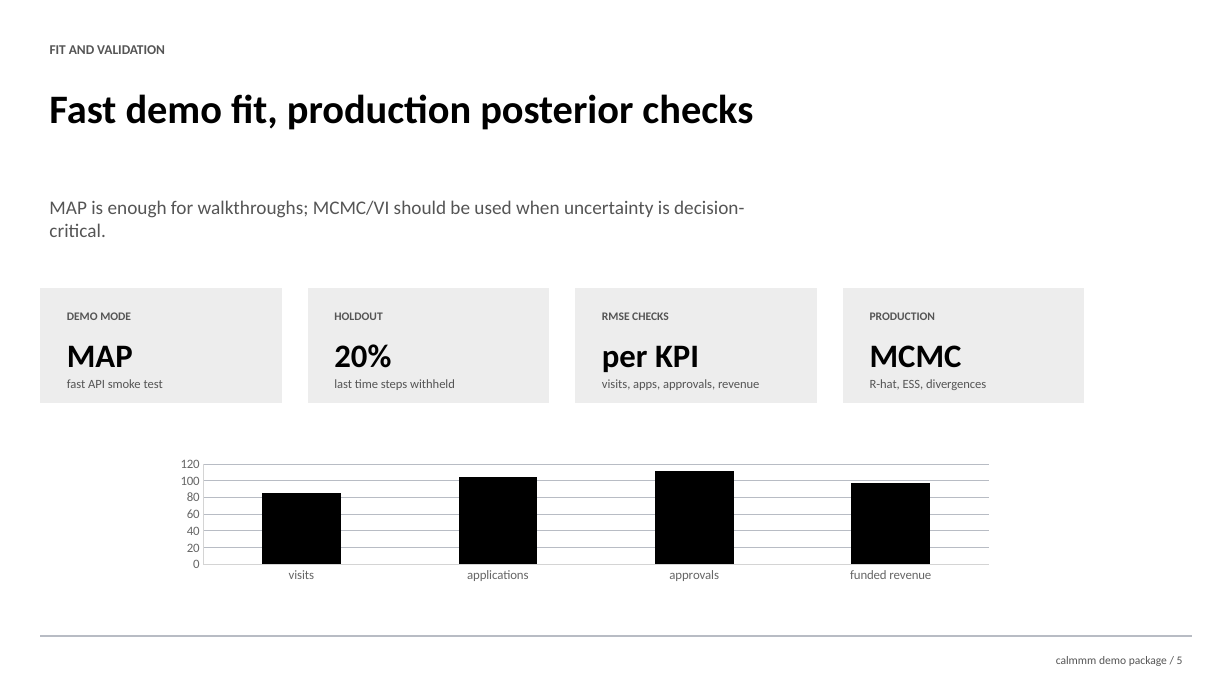
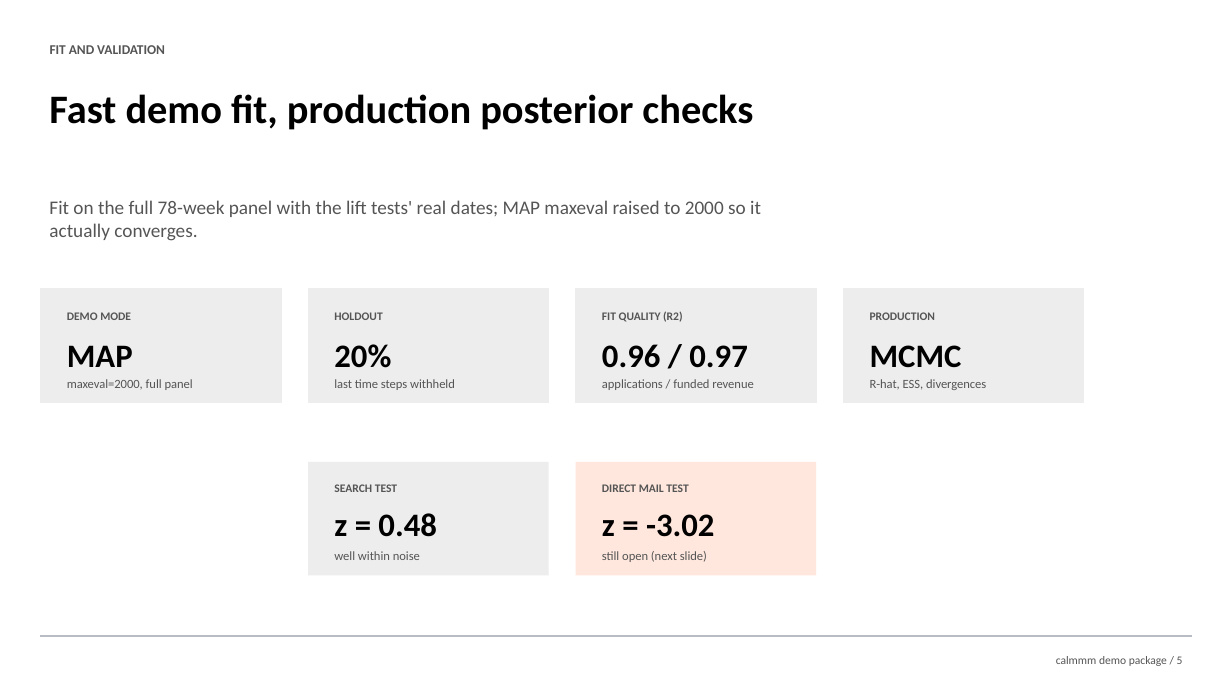
Before and after one commit to knkumar/credit, a slide deck: slide 5 of outputs/calmmm_demo_walkthrough.pptx. Drawn at 1232x693 pixels with LibreOffice and Linux fonts; fonts in the diff are those of the drawing. Boxes give left, top, right and bottom in pixels: in the first picture for what was removed or moved away, otherwise in the second. Text is boxed around its words. In the diff, an @@ line names an element or a change of style, - is before the commit and + after.

```diff
--- a/outputs/calmmm_demo_walkthrough.pptx
+++ b/outputs/calmmm_demo_walkthrough.pptx
@@ text at box(49, 200, 761, 241): text changed @@
-MAP is enough for walkthroughs; MCMC/VI should be used when uncertainty is decision-critical.
+Fit on the full 78-week panel with the lift tests' real dates; MAP maxeval raised to 2000 so it actually converges.
@@ text at box(602, 311, 683, 322): text changed @@
-RMSE CHECKS
+FIT QUALITY (R2)
@@ text at box(602, 344, 748, 368): text changed @@
-per KPI
+0.96 / 0.97
@@ text at box(67, 379, 193, 390): text changed @@
-fast API smoke test
+maxeval=2000, full panel
@@ text at box(602, 379, 753, 390): text changed @@
-visits, apps, approvals, revenue
+applications / funded revenue
@@ column chart removed at box(164, 455, 1006, 586) @@
-categories: visits, applications, approvals, funded revenue
-Series 1: 86, 104, 112, 97
@@ rectangle added at box(308, 462, 548, 576), fill #EDEDED @@
@@ rectangle added at box(576, 462, 816, 576), fill #FFE7DD @@
@@ text added at box(334, 484, 397, 492), 9 pt, text #555555, bold @@
+SEARCH TEST
@@ text added at box(602, 484, 688, 492), 9 pt, text #555555, bold @@
+DIRECT MAIL TEST
@@ text added at box(334, 513, 437, 537), 25.5 pt, text #000000, bold @@
+z = 0.48
@@ text added at box(602, 514, 715, 537), 25.5 pt, text #000000, bold @@
+z = -3.02
@@ text added at box(334, 551, 420, 560), 9.8 pt, text #555555 @@
+well within noise
@@ text added at box(602, 551, 707, 562), 9.8 pt, text #555555 @@
+still open (next slide)
```
Also in this commit, not shown: 3 other slides changed, 1 slide added.
